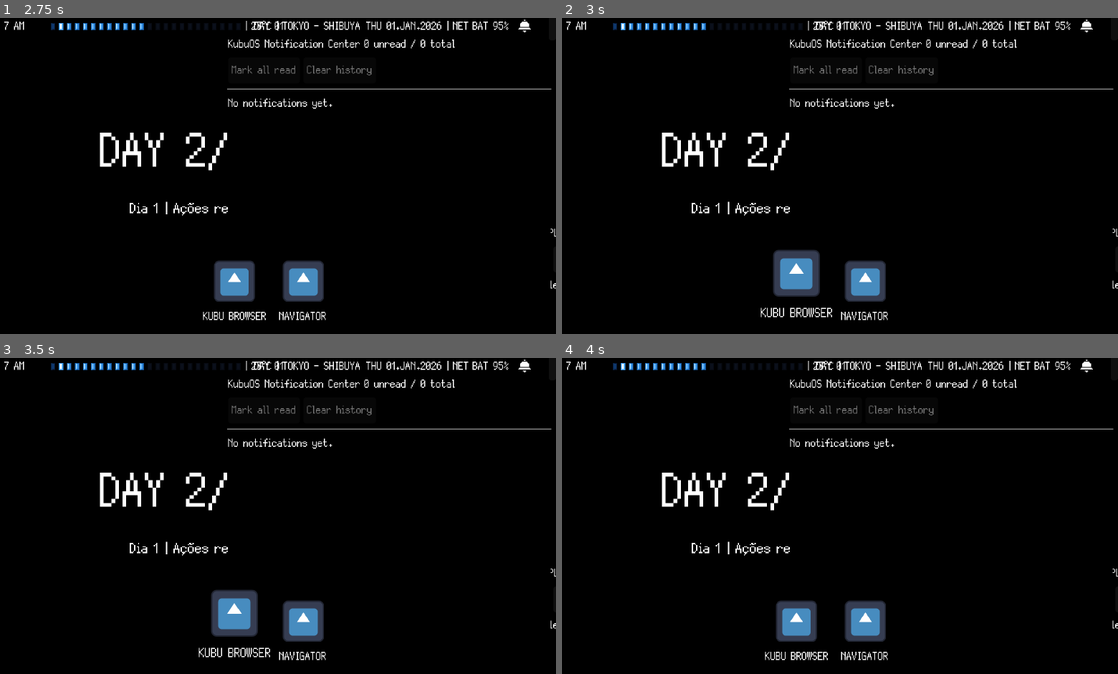
Above: before the commit, frames 1-4 (two rows, left to right).
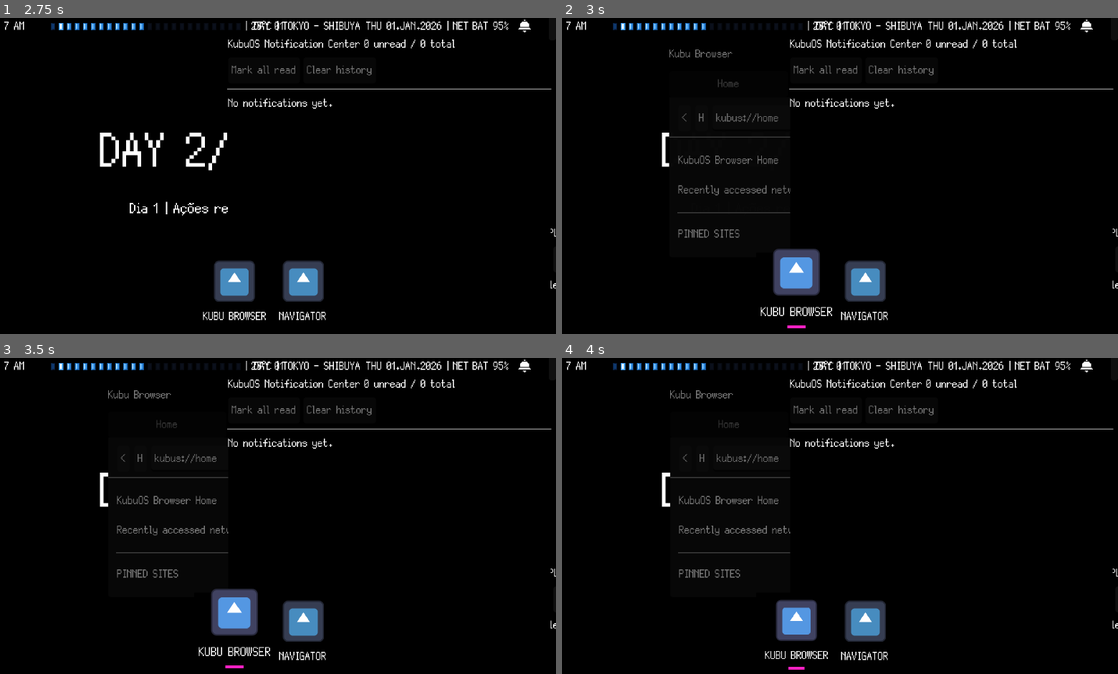
Above: after the commit, the same moments.

Repository: GYU-GAZE/NULL-NETWORK
Game: Godot game, scene res://core/main.tscn
Two runs of this game, one before a commit and one after it. Both use one fixed random seed, a clock stepped at 60 frames per second and the inputs below. The engine's default icon, where the game draws it, is replaced by a stand-in: a white triangle on a blue panel in a dark square.
Inputs (mouse positions are in pixels of both pictures, inside the frame that each line leads up to):
- Up to frame 1 (2.75 s): click "Debug: Passar tempo" at 0.5 s; click "1x" at 1.25 s; click (522, 24) at 2 s
- Up to frame 2 (3 s): click (795, 280) at 2.77 s
- Up to frame 3 (3.5 s): no input
- Up to frame 4 (4 s): click (923, 395) at 3.5 s, where only the run after the commit has a clickable "P"

Frame 1 is identical in both runs. In frame 2, 2.5% of the frame differs, in the area x 19-49%, y 9-99%; in frame 3, 2.5%, in the area x 19-49%, y 10-99%; in frame 4, 2.4%.
Error before the commit: Parse Error: Too many arguments for "setup()" call. Expected at most 3 but received 5. (res://systems/window_manager/window_manager.gd:70)

Commit message:
refactor(ui): preserve logical pixel sizes across display changes

Diff:
--- a/systems/window_manager/window_manager.gd
+++ b/systems/window_manager/window_manager.gd
@@ -63,15 +63,17 @@
 
 	add_child(new_window)
 
-	new_window.setup(
-		app_id,
-		app.app_name,
-		app.default_window_size,
-		app.min_window_size,
-		app.can_resize
-	)
-
+	var profile: WindowPresentationProfile = app.resolve_window_profile()
+	new_window.setup(app_id, app.app_name, profile)
 	open_windows[app_id] = new_window
+
+	new_window.window_focused.connect(focus_window.bind(app_id))
+	new_window.window_closed.connect(_on_window_closed.bind(app_id))
+	new_window.window_moved.connect(_on_window_changed.bind(app_id))
+	new_window.window_resized.connect(_on_window_changed.bind(app_id))
+	new_window.presentation_changed.connect(
+		_on_window_presentation_changed.bind(app_id)
+	)
 
 	if app.app_scene != null:
 		var app_instance: Node = app.app_scene.instantiate()
@@ -98,11 +100,7 @@
 		)
 
 	_apply_saved_or_default_window_state(app_id, new_window)
-
-	new_window.window_focused.connect(focus_window.bind(app_id))
-	new_window.window_closed.connect(_on_window_closed.bind(app_id))
-	new_window.window_moved.connect(_on_window_changed.bind(app_id))
-	new_window.window_resized.connect(_on_window_changed.bind(app_id))
+	call_deferred("_notify_app_window_presentation", new_window)
 
 	GlobalSignals.app_opened.emit(app_id)
 	focus_window(app_id)
@@ -118,7 +116,6 @@
 		return
 
 	focused_app_id = app_id
-
 	window.move_to_front()
 	window.pulse()
 
@@ -138,7 +135,6 @@
 
 	_save_app_session_state(app_id, window)
 	_save_window_state(app_id, window)
-
 	open_windows.erase(app_id)
 
 	if focused_app_id == app_id:
@@ -146,8 +142,8 @@
 		GlobalSignals.app_focused.emit("")
 
 	GlobalSignals.app_closed.emit(app_id)
-
 	window.queue_free()
+
 
 func _restore_app_session_state(
 	app_id: String,
@@ -163,11 +159,7 @@
 		return
 
 	var stored_state: Dictionary = AppSessionStore.get_app_state(app_id)
-
-	app_instance.call_deferred(
-		"restore_app_session_state",
-		stored_state
-	)
+	app_instance.call_deferred("restore_app_session_state", stored_state)
 
 
 func _save_app_session_state(
@@ -185,9 +177,7 @@
 	if not app_instance.has_method("get_app_session_state"):
 		return
 
-	var returned_state: Variant = app_instance.call(
-		"get_app_session_state"
-	)
+	var returned_state: Variant = app_instance.call("get_app_session_state")
 
 	if not returned_state is Dictionary:
 		push_warning(
@@ -214,6 +204,7 @@
 
 	return window.content_container.get_child(0)
 
+
 func _on_window_changed(app_id: String) -> void:
 	if not open_windows.has(app_id):
 		return
@@ -223,14 +214,54 @@
 	_save_window_state(app_id, window)
 
 
+func _on_window_presentation_changed(
+	state: int,
+	content_size: Vector2,
+	app_id: String
+) -> void:
+	if not open_windows.has(app_id):
+		return
+
+	var window: WindowBase = open_windows[app_id]
+	var app_instance: Node = _get_window_app_instance(window)
+
+	if app_instance == null:
+		return
+
+	if app_instance.has_method("on_window_presentation_changed"):
+		app_instance.call(
+			"on_window_presentation_changed",
+			state,
+			content_size
+		)
+
+
+func _notify_app_window_presentation(window: WindowBase) -> void:
+	if window == null or not is_instance_valid(window):
+		return
+
+	var content_size: Vector2 = window.size
+	if is_instance_valid(window.content_container):
+		content_size = window.content_container.size
+
+	_on_window_presentation_changed(
+		int(window.presentation_state),
+		KubuOSMetrics.snap_vector(content_size),
+		window.app_id
+	)
+
+
 func cycle_windows() -> void:
 	if open_windows.size() <= 1:
 		return
 
 	for child in get_children():
 		if child is WindowBase:
-			child.move_to_front()
-			child.pulse()
+			var window := child as WindowBase
+			window.move_to_front()
+			window.pulse()
+			focused_app_id = window.app_id
+			GlobalSignals.app_focused.emit(window.app_id)
 			break
 
 
@@ -294,6 +325,10 @@
 
 	var new_work_rect: Rect2 = get_work_area_rect()
 	var new_pixel_scale: int = KubuOSMetrics.get_pixel_scale()
+	var work_area_changed: bool = (
+		_is_valid_work_rect(_last_work_rect)
+		and not _last_work_rect.is_equal_approx(new_work_rect)
+	)
 	var scale_changed: bool = (
 		_last_pixel_scale > 0
 		and new_pixel_scale != _last_pixel_scale
@@ -306,24 +341,33 @@
 		var window := value as WindowBase
 
 		if window.is_maximized:
-			if scale_changed and _is_valid_work_rect(_last_work_rect):
-				var restore_rect := Rect2(window.restore_position, window.restore_size)
-				var remapped_restore := _remap_rect_between_work_areas(
-					restore_rect,
+			if (work_area_changed or scale_changed) and _is_valid_work_rect(_last_work_rect):
+				window.restore_position = _remap_position_between_work_areas(
+					window.restore_position,
+					window.restore_size,
 					_last_work_rect,
 					new_work_rect
 				)
-				window.restore_position = remapped_restore.position
-				window.restore_size = remapped_restore.size
+				window.restore_size = _fit_size_to_work_area(
+					window.restore_size,
+					window.min_window_size,
+					new_work_rect.size
+				)
 
 			window.apply_maximized_geometry()
 		else:
-			if scale_changed and _is_valid_work_rect(_last_work_rect):
-				_remap_window_between_work_areas(window, _last_work_rect, new_work_rect)
-			else:
-				_clamp_window_to_work_area(window)
+			if (work_area_changed or scale_changed) and _is_valid_work_rect(_last_work_rect):
+				window.position = _remap_position_between_work_areas(
+					window.position,
+					window.size,
+					_last_work_rect,
+					new_work_rect
+				)
+
+			_adapt_window_to_work_area(window, new_work_rect)
 
 		_save_window_state(window.app_id, window)
+		call_deferred("_notify_app_window_presentation", window)
 
 	_last_work_rect = new_work_rect
 	_last_pixel_scale = new_pixel_scale
@@ -340,60 +384,134 @@
 
 
 func _apply_saved_window_state(state: Dictionary, window: WindowBase) -> void:
-	var target_rect := Rect2(
-		state.get("position", window.position),
-		state.get("size", window.size)
-	)
-
-	var saved_scale: int = int(state.get("pixel_scale", KubuOSMetrics.get_pixel_scale()))
+	var current_work_rect: Rect2 = get_work_area_rect()
 	var saved_work_rect: Rect2 = state.get("work_rect", Rect2())
-	var current_work_rect: Rect2 = get_work_area_rect()
-
-	if (
-		saved_scale != KubuOSMetrics.get_pixel_scale()
-		and _is_valid_work_rect(saved_work_rect)
-	):
-		target_rect = _remap_rect_between_work_areas(
-			target_rect,
+	var target_position: Vector2 = state.get("position", window.position)
+	var target_size: Vector2 = state.get("size", window.size)
+	var target_state: int = int(state.get(
+		"presentation_state",
+		WindowBase.PresentationState.CUSTOM
+	))
+	var should_maximize: bool = bool(state.get("is_maximized", false))
+	var restore_state: int = int(state.get(
+		"restore_presentation_state",
+		target_state
+	))
+
+	if _is_valid_work_rect(saved_work_rect):
+		target_position = _remap_position_between_work_areas(
+			target_position,
+			target_size,
 			saved_work_rect,
 			current_work_rect
 		)
 
-	window.size = _fit_size_to_work_area(
-		target_rect.size,
-		window.min_window_size,
+	var resolved: Dictionary = _resolve_size_for_work_area(
+		window,
+		target_size,
+		target_state,
 		current_work_rect.size
 	)
-	window.position = KubuOSMetrics.snap_vector(target_rect.position)
+	target_size = resolved["size"]
+	target_state = int(resolved["state"])
+
+	window.apply_restored_geometry(
+		target_position,
+		target_size,
+		target_state,
+		should_maximize,
+		restore_state
+	)
 
 
 func _apply_default_window_state(window: WindowBase) -> void:
 	var work_rect: Rect2 = get_work_area_rect()
-	var reference_size: Vector2 = KubuOSMetrics.get_work_area_size(
-		KubuOSMetrics.reference_workspace
-	)
-
-	var size_ratio := Vector2(
-		_safe_ratio(window.size.x, reference_size.x),
-		_safe_ratio(window.size.y, reference_size.y)
-	)
-
-	size_ratio.x = clamp(size_ratio.x, 0.0, 1.0)
-	size_ratio.y = clamp(size_ratio.y, 0.0, 1.0)
-
-	var target_size := Vector2(
-		work_rect.size.x * size_ratio.x,
-		work_rect.size.y * size_ratio.y
-	)
-
-	window.size = _fit_size_to_work_area(
+	var target_state: int = int(window.get_initial_presentation_state())
+	var should_maximize: bool = target_state == WindowBase.PresentationState.MAXIMIZED
+	var target_size: Vector2 = window.get_preferred_size()
+
+	if target_state == WindowBase.PresentationState.COMPACT:
+		target_size = window.get_compact_size()
+
+	var resolved: Dictionary = _resolve_size_for_work_area(
+		window,
 		target_size,
+		target_state,
+		work_rect.size
+	)
+	target_size = resolved["size"]
+	target_state = int(resolved["state"])
+
+	var target_position: Vector2 = KubuOSMetrics.snap_vector(
+		work_rect.position + ((work_rect.size - target_size) / 2.0)
+	)
+
+	window.apply_restored_geometry(
+		target_position,
+		target_size,
+		target_state,
+		should_maximize,
+		target_state
+	)
+
+
+func _resolve_size_for_work_area(
+	window: WindowBase,
+	requested_size: Vector2,
+	requested_state: int,
+	work_size: Vector2
+) -> Dictionary:
+	var resolved_size: Vector2 = KubuOSMetrics.snap_vector(requested_size)
+	var resolved_state: int = requested_state
+
+	if _size_fits(resolved_size, work_size):
+		return {
+			"size": resolved_size,
+			"state": resolved_state
+		}
+
+	if window.supports_compact():
+		var compact_size: Vector2 = window.get_compact_size()
+
+		if _size_fits(compact_size, work_size):
+			return {
+				"size": compact_size,
+				"state": WindowBase.PresentationState.COMPACT
+			}
+
+	resolved_size = _fit_size_to_work_area(
+		resolved_size,
 		window.min_window_size,
+		work_size
+	)
+
+	if resolved_state != WindowBase.PresentationState.COMPACT:
+		resolved_state = WindowBase.PresentationState.CUSTOM
+
+	return {
+		"size": resolved_size,
+		"state": resolved_state
+	}
+
+
+func _adapt_window_to_work_area(window: WindowBase, work_rect: Rect2) -> void:
+	var resolved: Dictionary = _resolve_size_for_work_area(
+		window,
+		window.size,
+		int(window.presentation_state),
 		work_rect.size
 	)
-	window.position = KubuOSMetrics.snap_vector(
-		work_rect.position + ((work_rect.size - window.size) / 2.0)
-	)
+	var resolved_size: Vector2 = resolved["size"]
+	var resolved_state: int = int(resolved["state"])
+
+	window.apply_restored_geometry(
+		window.position,
+		resolved_size,
+		resolved_state,
+		false,
+		resolved_state
+	)
+	_clamp_window_to_work_area(window)
 
 
 func _save_window_state(app_id: String, window: WindowBase) -> void:
@@ -402,6 +520,7 @@
 
 	var saved_position: Vector2 = window.position
 	var saved_size: Vector2 = window.size
+	var saved_state: int = int(window.presentation_state)
 
 	if window.is_maximized:
 		saved_position = window.restore_position
@@ -410,54 +529,41 @@
 	saved_window_states[app_id] = {
 		"position": KubuOSMetrics.snap_vector(saved_position),
 		"size": KubuOSMetrics.snap_vector(saved_size),
+		"presentation_state": saved_state,
+		"restore_presentation_state": int(window.restore_presentation_state),
+		"is_maximized": window.is_maximized,
 		"work_rect": get_work_area_rect(),
 		"pixel_scale": KubuOSMetrics.get_pixel_scale()
 	}
 
 
-func _remap_window_between_work_areas(
-	window: WindowBase,
+func _remap_position_between_work_areas(
+	source_position: Vector2,
+	source_size: Vector2,
 	old_work_rect: Rect2,
 	new_work_rect: Rect2
-) -> void:
-	var current_rect := Rect2(window.position, window.size)
-	var remapped_rect := _remap_rect_between_work_areas(
-		current_rect,
-		old_work_rect,
-		new_work_rect
-	)
-
-	window.size = _fit_size_to_work_area(
-		remapped_rect.size,
-		window.min_window_size,
-		new_work_rect.size
-	)
-	window.position = KubuOSMetrics.snap_vector(remapped_rect.position)
-	_clamp_window_to_work_area(window)
-
-
-func _remap_rect_between_work_areas(
-	source_rect: Rect2,
-	old_work_rect: Rect2,
-	new_work_rect: Rect2
-) -> Rect2:
+) -> Vector2:
 	if not _is_valid_work_rect(old_work_rect):
-		return source_rect
-
+		return source_position
+
+	var old_travel := Vector2(
+		max(1.0, old_work_rect.size.x - source_size.x),
+		max(1.0, old_work_rect.size.y - source_size.y)
+	)
 	var relative_position := Vector2(
-		(source_rect.position.x - old_work_rect.position.x) / old_work_rect.size.x,
-		(source_rect.position.y - old_work_rect.position.y) / old_work_rect.size.y
-	)
-	var relative_size := Vector2(
-		source_rect.size.x / old_work_rect.size.x,
-		source_rect.size.y / old_work_rect.size.y
-	)
-
-	return Rect2(
-		KubuOSMetrics.snap_vector(
-			new_work_rect.position + (new_work_rect.size * relative_position)
-		),
-		KubuOSMetrics.snap_vector(new_work_rect.size * relative_size)
+		(source_position.x - old_work_rect.position.x) / old_travel.x,
+		(source_position.y - old_work_rect.position.y) / old_travel.y
+	)
+	relative_position.x = clamp(relative_position.x, 0.0, 1.0)
+	relative_position.y = clamp(relative_position.y, 0.0, 1.0)
+
+	var new_travel := Vector2(
+		max(0.0, new_work_rect.size.x - source_size.x),
+		max(0.0, new_work_rect.size.y - source_size.y)
+	)
+
+	return KubuOSMetrics.snap_vector(
+		new_work_rect.position + (new_travel * relative_position)
 	)
 
 
@@ -507,11 +613,11 @@
 	))
 
 
-func _safe_ratio(value: float, divisor: float) -> float:
-	if divisor <= 0.0:
-		return 0.0
-
-	return value / divisor
+func _size_fits(requested_size: Vector2, work_size: Vector2) -> bool:
+	return (
+		requested_size.x <= work_size.x
+		and requested_size.y <= work_size.y
+	)
 
 
 func _is_valid_work_rect(work_rect: Rect2) -> bool:
